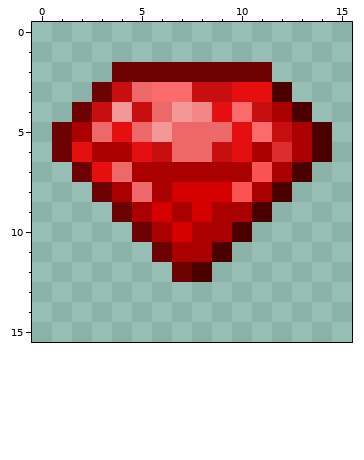
A pixel-art sprite gets an edit: textures/items/minerales/stwr_ruby.png. The picture above was drawn from the file before the commit.
The file is 16x16 pixels. The old version is drawn lined up with the new one.
After the commit:
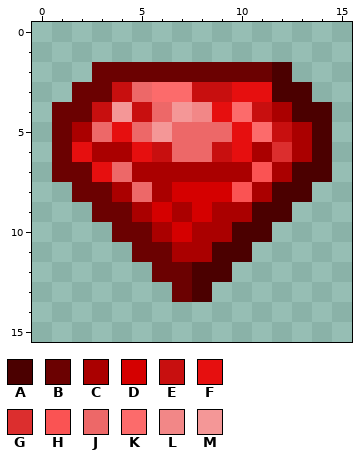
Palette (. is transparent): A #4b0000  B #6b0101  C #aa0000  D #d50000  E #c80f0f  F #e60f0f  G #dc2e2e  H #fa5353  J #ed6868  K #fc6b6b  L #f28787  M #f49797
The edit:
whole drawing moved by +0,-2 (the old picture is shown already moved)
The edit adds colour A in row 2 at x 12; in row 3 at x 13; in row 4 at x 14; in row 7 at x 14; in row 8 at x 13; in row 9 at x 12.
The edit adds colour A in row 10 at x 11; in row 11 at x 10; in row 12 at x 9; in row 13 at x 8.
The edit adds colour B in row 2 at x 3; in row 3 at x 2; in row 4 at x 1; in row 7 at x 1; in row 8 at x 2; in row 9 at x 3.
The edit adds colour B in row 10 at x 4; in row 11 at x 5; in row 12 at x 6; in row 13 at x 7.
Where, in picture pixels (left, top, right, bottom), the same in both pictures:
added: (52, 62, 332, 302)
